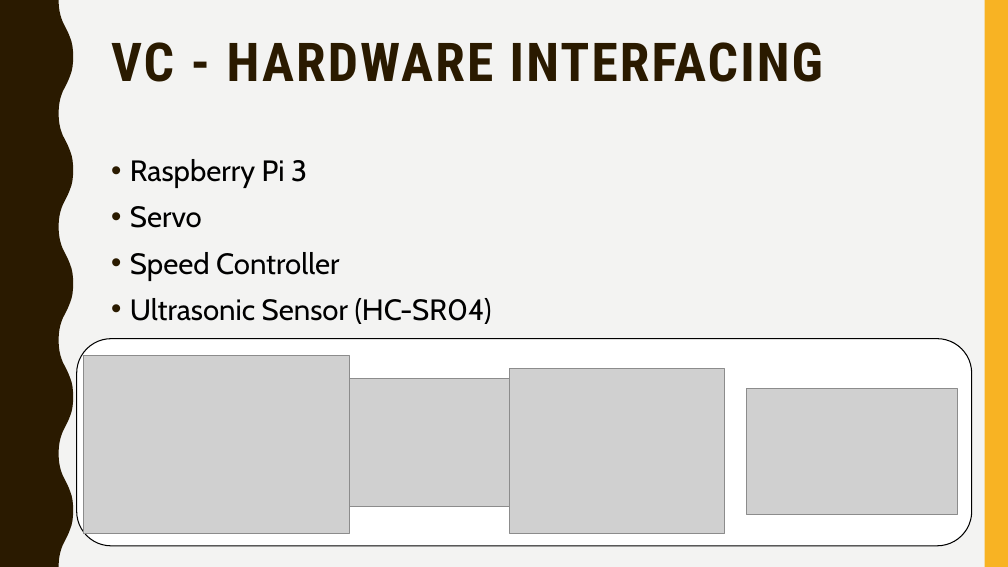
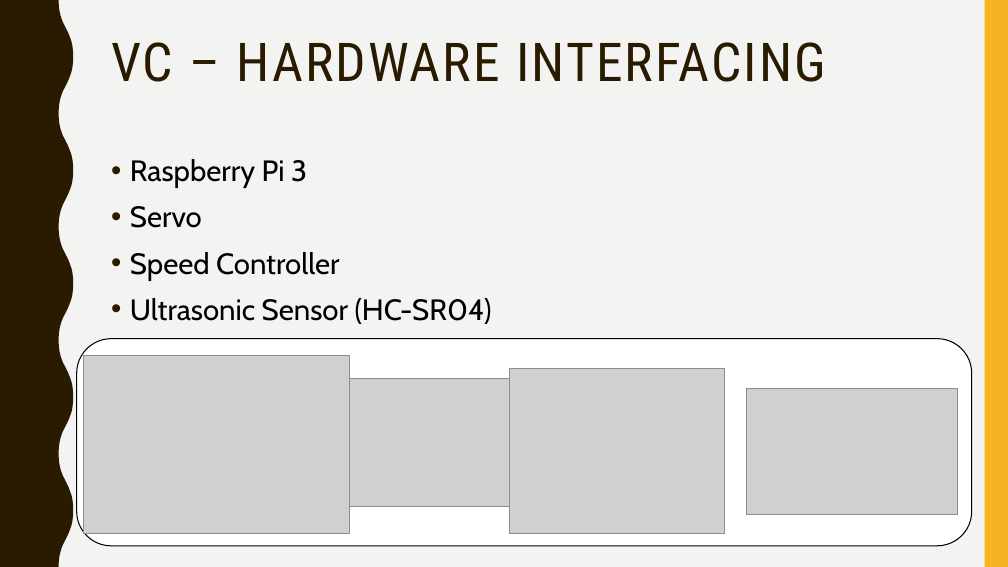
Before and after one commit to jean-lucas/vic, a slide deck: slide 15 of Presentation/Vehicle-Intersection-Control-Presentation.pptx (slide 11 before the commit). Drawn at 1008x567 pixels with LibreOffice and Linux fonts; fonts in the diff are those of the drawing; grey boxes stand for pictures. Boxes give left, top, right and bottom in pixels: in the first picture for what was removed or moved away, otherwise in the second. Text is boxed around its words. In the diff, an @@ line names an element or a change of style, - is before the commit and + after.

```diff
--- a/Presentation/Vehicle-Intersection-Control-Presentation.pptx
+++ b/Presentation/Vehicle-Intersection-Control-Presentation.pptx
@@ title at <box>111,42,826,82</box>: text changed; bold off @@
-VC - HARDWARE INTERFACING
+VC – HARDWARE INTERFACING
```
Also in this commit, not shown: 6 other slides changed, 3 slides added.
